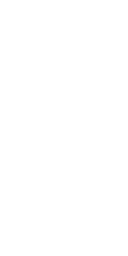
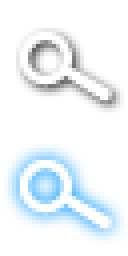
Layered file, before and after one edit (128×256). Changes by layer:
added group "Mag Glass / Search" (1st of 2, in "Dark Background") with 2 layers in group "Dark Background" over [20, 32, 112, 232]
added layer "Up" (3rd of 22, in "Dark Background" › "Mag Glass / Search") in group "Mag Glass / Search" over [20, 32, 112, 104]
added layer "Down" (3rd of 26, in "Dark Background" › "Mag Glass / Search") in group "Mag Glass / Search" over [20, 160, 112, 232]
